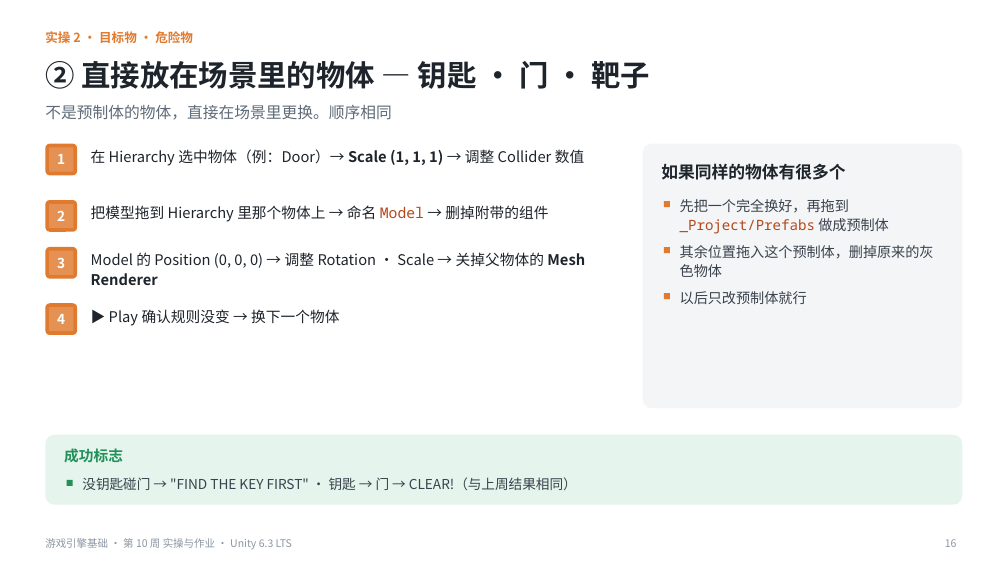
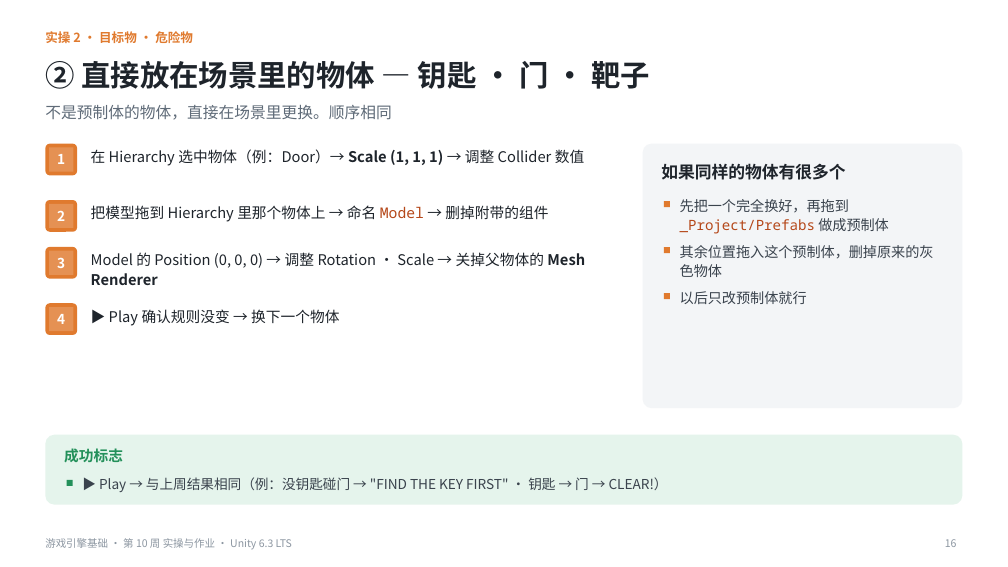
Before and after one commit to iplay-garden/game-engine-basics, a slide deck: slide 16 of 10주차/简体中文/游戏引擎基础_第10周_实操与作业指南_简体中文.pptx. Drawn at 1008x567 pixels with LibreOffice and Linux fonts; fonts in the diff are those of the drawing. Boxes give left, top, right and bottom in pixels: in the first picture for what was removed or moved away, otherwise in the second. Text is boxed around its words. In the diff, an @@ line names an element or a change of style, - is before the commit and + after.

```diff
--- a/10주차/简体中文/游戏引擎基础_第10周_实操与作业指南_简体中文.pptx
+++ b/10주차/简体中文/游戏引擎基础_第10周_实操与作业指南_简体中文.pptx
@@ text at [99,477,668,492]: text changed @@
-没钥匙碰门 → "FIND THE KEY FIRST" · 钥匙 → 门 → CLEAR!（与上周结果相同）
+▶ Play → 与上周结果相同（例：没钥匙碰门 → "FIND THE KEY FIRST" · 钥匙 → 门 → CLEAR!）
```
Also in this commit, not shown: 17 other slides changed, 13 other files.
